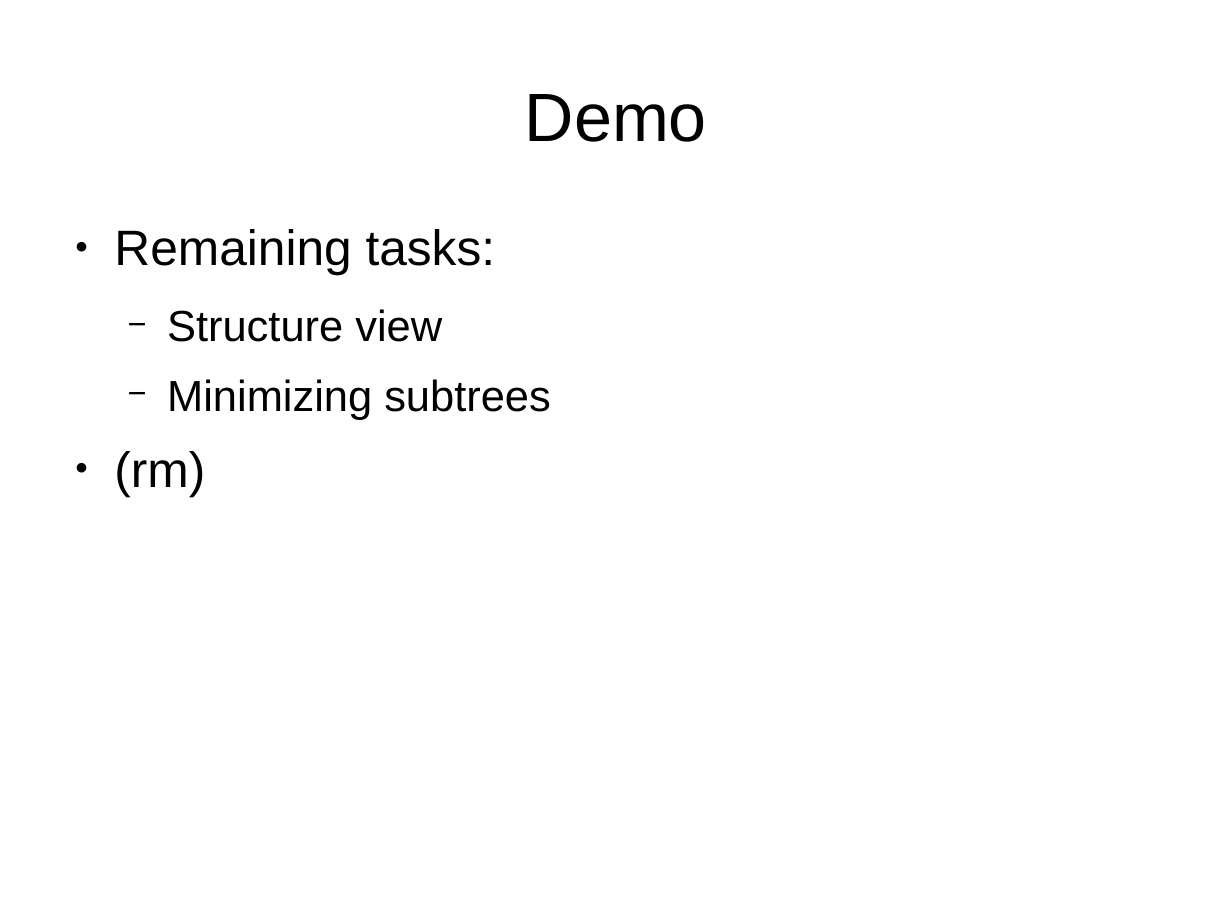
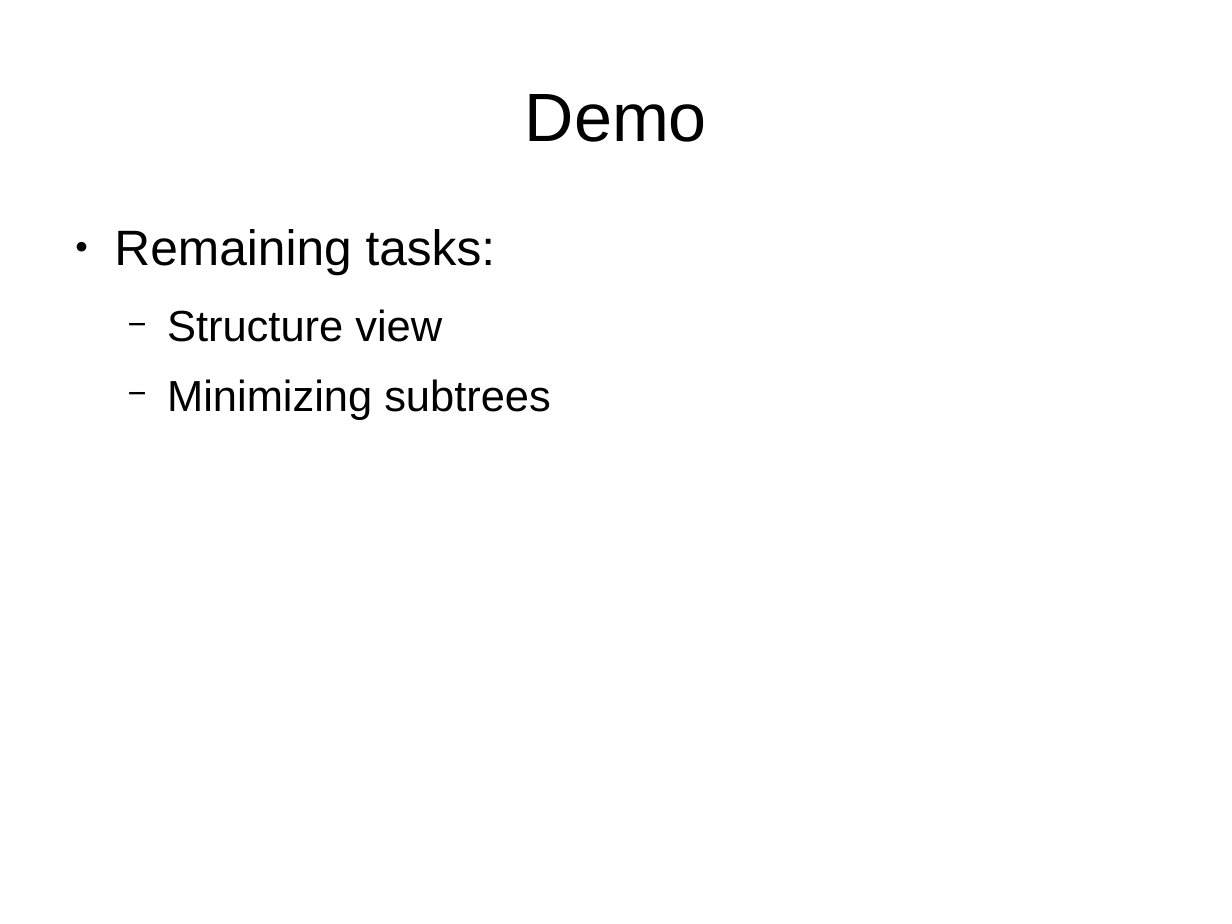
Before and after one commit to seachel/Treehehe, a slide deck: slide 8 of Presentation/VA_presentation.odp. Drawn at 1232x924 pixels with LibreOffice and Linux fonts; fonts in the diff are those of the drawing. Boxes give left, top, right and bottom in pixels: in the first picture for what was removed or moved away, otherwise in the second. Text is boxed around its words. In the diff, an @@ line names an element or a change of style, - is before the commit and + after.

```diff
--- a/Presentation/VA_presentation.odp
+++ b/Presentation/VA_presentation.odp
@@ text at [114,451,205,496]: paragraph removed @@
-● (rm)
```
Also in this commit, not shown: 5 other slides changed.
